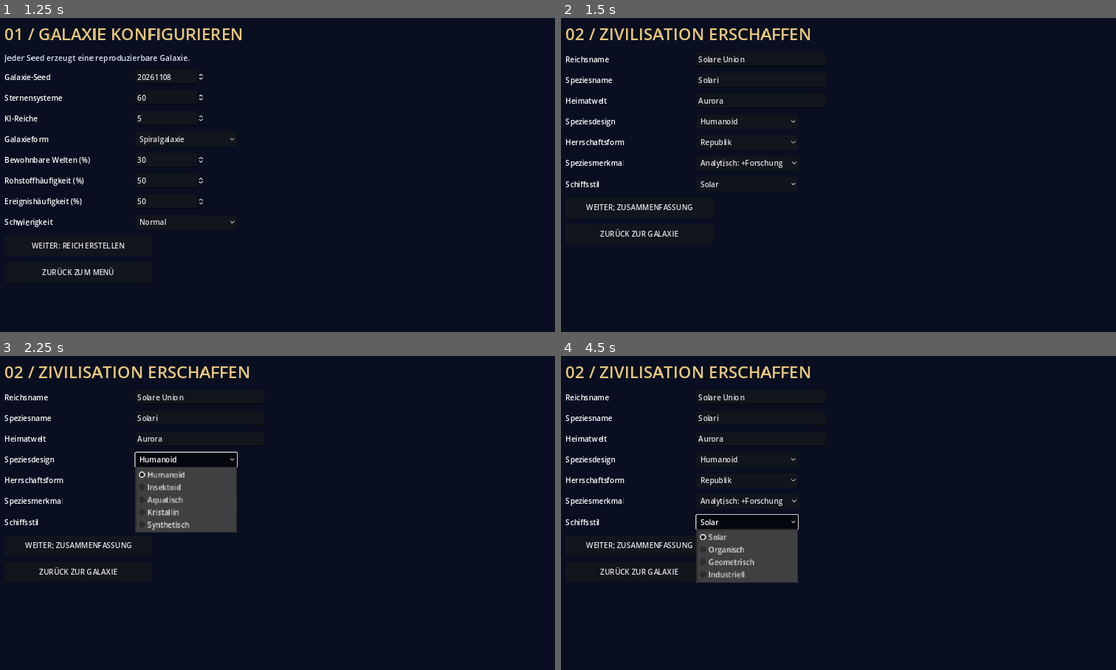
Above: before the commit, frames 1-4 (two rows, left to right).
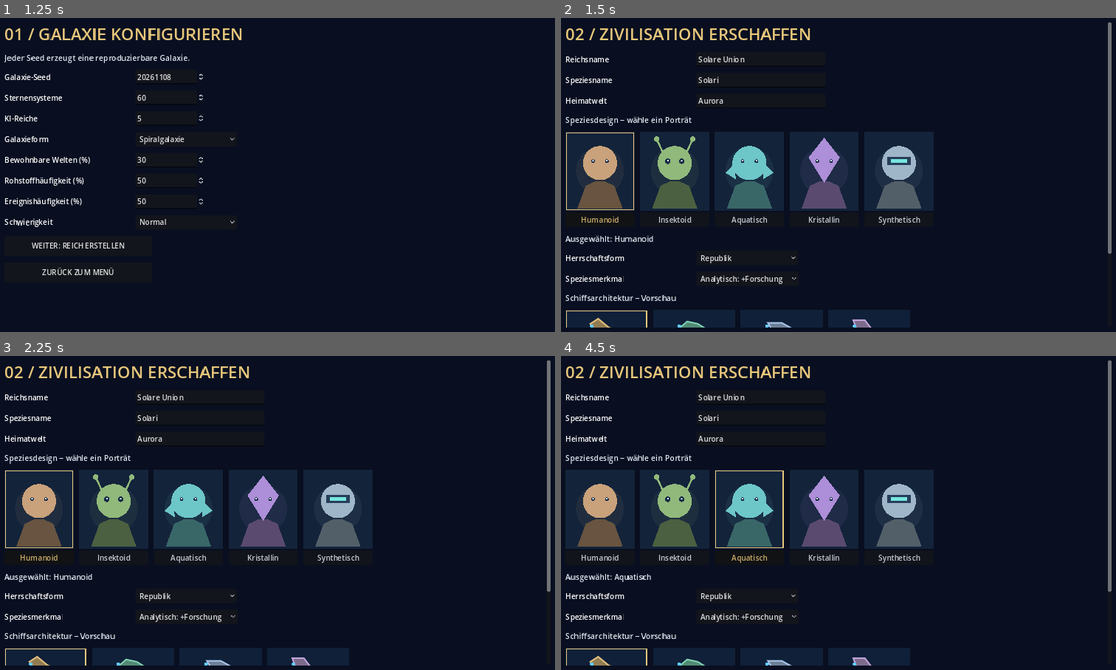
Above: after the commit, the same moments.

Repository: justuslaier-cmyk/Land-der-Sonne
Game: Godot game, scene res://scenes/galaxy.tscn
The game is run twice, just before and just after one commit, with the same random seed, the same clock (stepped at 60 frames per second) and the same inputs.
Inputs (mouse positions are in pixels of both pictures, inside the frame that each line leads up to):
- Up to frame 1 (1.25 s): click "NEUES SPIEL" at 0.5 s
- Up to frame 2 (1.5 s): click "WEITER: REICH ERSTELLEN" at 1.25 s
- Up to frame 3 (2.25 s): click "Humanoid" at 2 s
- Up to frame 4 (4.5 s): click (672, 556) at 2.75 s, where only the run after the commit has a clickable "Insektoid"; click (749, 556) at 3.5 s, where only the run after the commit has a clickable "Aquatisch"; click (749, 522) at 4.25 s, where only the run before the commit has a clickable "Solar"

Frame 1 is identical in both runs. In frame 2, 21% of the frame differs, in the area x 0-100%, y 1-99%; in frame 3, 22%; in frame 4, 23%.

Commit message:
feat: illustrated species and ship selection, live ship previews and planetary management artwork

Diff:
--- a/game/scripts/galaxy/galaxy_ui.gd
+++ b/game/scripts/galaxy/galaxy_ui.gd
@@ -45,6 +45,7 @@
     margin.add_child(scroll)
     root = VBoxContainer.new()
     root.add_theme_constant_override("separation", 14)
+    root.size_flags_vertical = Control.SIZE_EXPAND_FILL
     root.size_flags_horizontal = Control.SIZE_EXPAND_FILL
     scroll.add_child(root)
 
@@ -67,6 +68,7 @@
     var button := Button.new()
     button.text = value
     button.custom_minimum_size = Vector2(320, 43)
+    button.add_theme_font_size_override("font_size", 16)
     button.size_flags_horizontal = Control.SIZE_SHRINK_BEGIN
     button.pressed.connect(callback)
     root.add_child(button)
@@ -161,10 +163,13 @@
     _entry("Reichsname", "name")
     _entry("Speziesname", "species")
     _entry("Heimatwelt", "homeworld")
-    _choice("Speziesdesign", ["Humanoid", "Insektoid", "Aquatisch", "Kristallin", "Synthetisch"], empire, "portrait")
+    _label("Speziesdesign – wähle ein Porträt")
+    _species_gallery()
+    _label("Ausgewählt: " + ["Humanoid", "Insektoid", "Aquatisch", "Kristallin", "Synthetisch"][int(empire["portrait"])])
     _choice("Herrschaftsform", ["Republik", "Monarchie", "Technokratie", "Kollektiv"], empire, "government")
     _choice("Speziesmerkmal", ["Analytisch: +Forschung", "Handelsbegabt: +Credits", "Anpassungsfähig"], empire, "trait")
-    _choice("Schiffsstil", ["Solar", "Organisch", "Geometrisch", "Industriell"], empire, "ship_style")
+    _label("Schiffsarchitektur – Vorschau")
+    _ship_gallery()
     _button("WEITER: ZUSAMMENFASSUNG", _show_review)
     _button("ZURÜCK ZUR GALAXIE", _show_settings)
 
@@ -175,6 +180,8 @@
     _label("Reich: %s  |  Spezies: %s" % [empire["name"], empire["species"]])
     _label("Heimat: %s  |  Systeme: %s  |  KI-Reiche: %s" % [empire["homeworld"], settings["size"], settings["ai_count"]])
     _label("Seed: %s" % settings["seed"])
+    _species_gallery(true)
+    _ship_gallery(true)
     var error := GalaxyModel.validate(settings, empire)
     if error != "":
         _label("Konfiguration ungültig: " + error)
@@ -471,6 +478,7 @@
     var star: Dictionary = world["stars"][selected]
     _title("PLANETENVERWALTUNG / " + str(star["name"]))
     _label("Rohstoffstufe %d  •  Credits %d  •  Legierungen %d" % [int(star["resource"]), int(world["credits"]), int(world["alloys"])])
+    _planet_preview()
     if notice != "":
         _label(notice)
     var built: Dictionary = world["buildings"].get(str(selected), {})
@@ -515,6 +523,7 @@
     var design: Dictionary = world["ship_design"]
     _label("Rumpf: %s  •  Bewaffnung: %s  •  Antrieb: %s" % [["Leicht", "Mittel", "Schwer"][int(design["hull"])], ["Laser", "Plasma", "Kinetisch"][int(design["weapon"])], ["Impuls", "Ionen", "Warp"][int(design["engine"])]])
     _label("Schiffsstärke: +%d" % GalaxyStrategy.ship_strength(world))
+    _ship_preview()
     for i in range(3):
         var index := i
         _button("RUMPF: " + ["LEICHT", "MITTEL", "SCHWER"][i], func(): _design(index, int(design["weapon"]), int(design["engine"])))
@@ -589,3 +598,133 @@
         for j in range(planet["moons"].size()):
             canvas.draw_circle(p + Vector2(radius + 11 + j * 8, -radius - 8 + j * 8), 3.0, Color("#a6a9b8"))
         canvas.draw_string(ThemeDB.fallback_font, p + Vector2(-10, radius + 25), str(i + 1), HORIZONTAL_ALIGNMENT_LEFT, -1, 13, WHITE)
+
+func _species_gallery(readonly: bool = false) -> void:
+    var gallery := HBoxContainer.new()
+    gallery.add_theme_constant_override("separation", 12)
+    root.add_child(gallery)
+    for i in range(5):
+        var index := i
+        var card := VBoxContainer.new()
+        gallery.add_child(card)
+        var canvas := Control.new()
+        canvas.custom_minimum_size = Vector2(150, 170)
+        canvas.draw.connect(func(): _draw_species(canvas, index))
+        card.add_child(canvas)
+        var button := Button.new()
+        button.text = ["Humanoid", "Insektoid", "Aquatisch", "Kristallin", "Synthetisch"][i]
+        button.disabled = readonly
+        button.modulate = GOLD if int(empire["portrait"]) == i else WHITE
+        button.pressed.connect(func():
+            empire["portrait"] = index
+            _show_empire()
+        )
+        card.add_child(button)
+
+func _draw_species(canvas: Control, index: int) -> void:
+    var w := canvas.size.x
+    canvas.draw_rect(Rect2(0, 0, w, 170), Color("#13233a"))
+    var colors := [Color("#c9a17b"), Color("#91b97b"), Color("#6dc6c8"), Color("#ad8ed8"), Color("#9fb6c8")]
+    var c: Color = colors[index]
+    var center := Vector2(w * 0.5, 76)
+    canvas.draw_circle(center + Vector2(0, 8), 52, Color(c, 0.08))
+    canvas.draw_colored_polygon(PackedVector2Array([Vector2(26, 165), Vector2(44, 116), Vector2(64, 107), Vector2(86, 107), Vector2(106, 116), Vector2(124, 165)]), c.darkened(0.48))
+    if index == 1:
+        for side in [-1, 1]:
+            canvas.draw_line(center + Vector2(side * 24, -28), center + Vector2(side * 39, -61), c, 4)
+            canvas.draw_circle(center + Vector2(side * 39, -61), 6, c)
+    if index == 2:
+        for side in [-1, 1]:
+            canvas.draw_colored_polygon(PackedVector2Array([center + Vector2(side * 31, -10), center + Vector2(side * 52, 12), center + Vector2(side * 30, 26)]), c)
+    if index == 3:
+        canvas.draw_colored_polygon(PackedVector2Array([center + Vector2(0, -64), center + Vector2(-34, -21), center + Vector2(0, 34), center + Vector2(34, -21)]), c)
+    else:
+        canvas.draw_circle(center + Vector2(0, -9), 37, c)
+    if index == 4:
+        canvas.draw_rect(Rect2(center + Vector2(-26, -23), Vector2(52, 19)), Color("#263e5a"))
+        canvas.draw_rect(Rect2(center + Vector2(-18, -18), Vector2(36, 8)), Color("#77e6df"))
+    else:
+        for side in [-1, 1]:
+            canvas.draw_circle(center + Vector2(side * 15, -13), 6 if index == 1 else 4, Color("#182d47"))
+            canvas.draw_circle(center + Vector2(side * 15, -14), 2, Color("#e4eaf4"))
+    if index == int(empire["portrait"]):
+        canvas.draw_rect(Rect2(2, 2, w - 4, 166), GOLD, false, 2)
+
+func _ship_gallery(readonly: bool = false) -> void:
+    var gallery := HBoxContainer.new()
+    gallery.add_theme_constant_override("separation", 12)
+    root.add_child(gallery)
+    for i in range(4):
+        var index := i
+        var card := VBoxContainer.new()
+        gallery.add_child(card)
+        var canvas := Control.new()
+        canvas.custom_minimum_size = Vector2(178, 100)
+        canvas.draw.connect(func(): _draw_ship(canvas, index, 1))
+        card.add_child(canvas)
+        var button := Button.new()
+        button.text = ["Solar", "Organisch", "Geometrisch", "Industriell"][i]
+        button.disabled = readonly
+        button.modulate = GOLD if int(empire["ship_style"]) == i else WHITE
+        button.pressed.connect(func():
+            empire["ship_style"] = index
+            _show_empire()
+        )
+        card.add_child(button)
+
+func _draw_ship(canvas: Control, style: int, hull: int) -> void:
+    var w := canvas.size.x
+    var h := canvas.size.y
+    canvas.draw_rect(Rect2(0, 0, w, h), Color("#102039"))
+    var center := Vector2(w * 0.5, h * 0.5)
+    var scale_factor := 0.8 + float(hull) * 0.2
+    var hull_colors := [Color("#e1bf7e"), Color("#7ed2b2"), Color("#a9c5e8"), Color("#c1a4d8")]
+    var color: Color = hull_colors[style]
+    var points := PackedVector2Array()
+    if style == 0:
+        points = PackedVector2Array([Vector2(40, 0), Vector2(5, -12), Vector2(-18, -31), Vector2(-35, -20), Vector2(-24, 0), Vector2(-35, 20), Vector2(-18, 31), Vector2(5, 12)])
+    elif style == 1:
+        points = PackedVector2Array([Vector2(40, 0), Vector2(8, -20), Vector2(-15, -25), Vector2(-35, -8), Vector2(-25, 0), Vector2(-35, 8), Vector2(-15, 25), Vector2(8, 20)])
+    elif style == 2:
+        points = PackedVector2Array([Vector2(40, 0), Vector2(0, -22), Vector2(-30, -22), Vector2(-17, 0), Vector2(-30, 22), Vector2(0, 22)])
+    else:
+        points = PackedVector2Array([Vector2(38, -10), Vector2(4, -10), Vector2(-10, -28), Vector2(-35, -28), Vector2(-25, 0), Vector2(-35, 28), Vector2(-10, 28), Vector2(4, 10), Vector2(38, 10)])
+    var transformed := PackedVector2Array()
+    for p in points:
+        transformed.append(center + p * scale_factor)
+    canvas.draw_colored_polygon(transformed, color.darkened(0.35))
+    canvas.draw_polyline(transformed, color, 2.0, true)
+    canvas.draw_circle(center + Vector2(5, 0), 6, Color("#78e4ef"))
+    for offset in [-15, 15]:
+        canvas.draw_circle(center + Vector2(-32 * scale_factor, offset * scale_factor), 4, Color("#63c9ff"))
+    if style == int(empire["ship_style"]):
+        canvas.draw_rect(Rect2(2, 2, w - 4, h - 4), GOLD, false, 2)
+
+func _ship_preview() -> void:
+    var canvas := Control.new()
+    canvas.custom_minimum_size = Vector2(600, 150)
+    canvas.draw.connect(func(): _draw_ship(canvas, int(empire["ship_style"]), int(world["ship_design"]["hull"])))
+    root.add_child(canvas)
+
+func _planet_preview() -> void:
+    var canvas := Control.new()
+    canvas.custom_minimum_size = Vector2(850, 175)
+    canvas.draw.connect(func(): _draw_planet_preview(canvas))
+    root.add_child(canvas)
+
+func _draw_planet_preview(canvas: Control) -> void:
+    var w := canvas.size.x
+    canvas.draw_rect(Rect2(0, 0, w, 175), Color("#0e1d35"))
+    var star: Dictionary = world["stars"][selected]
+    var system := GalaxyCelestials.generate(int(world["settings"]["seed"]), star)
+    var planets: Array = system["planets"]
+    var target: Dictionary = planets[mini(1, planets.size() - 1)]
+    var colors := [Color("#ae9981"), Color("#cba676"), Color("#9bc7df"), Color("#3c91b5"), Color("#c9a36d"), Color("#d87e5e"), Color("#69a980"), Color("#afc4d4")]
+    var center := Vector2(w * 0.28, 90)
+    canvas.draw_circle(center + Vector2(9, 0), 72, Color("#213853"))
+    canvas.draw_circle(center, 65, colors[int(target["type_id"])])
+    canvas.draw_circle(center + Vector2(-22, -20), 17, Color("#dce8e7", 0.15))
+    canvas.draw_circle(center + Vector2(17, 24), 25, Color("#182d4a", 0.16))
+    canvas.draw_string(ThemeDB.fallback_font, Vector2(w * 0.48, 60), str(target["type"]), HORIZONTAL_ALIGNMENT_LEFT, -1, 23, GOLD)
+    canvas.draw_string(ThemeDB.fallback_font, Vector2(w * 0.48, 95), "%d Planeten  /  %d Asteroidengürtel" % [planets.size(), int(system["asteroids"])], HORIZONTAL_ALIGNMENT_LEFT, -1, 16, WHITE)
+    canvas.draw_string(ThemeDB.fallback_font, Vector2(w * 0.48, 125), "Sternklasse: " + str(system["star_class"]), HORIZONTAL_ALIGNMENT_LEFT, -1, 16, WHITE)
